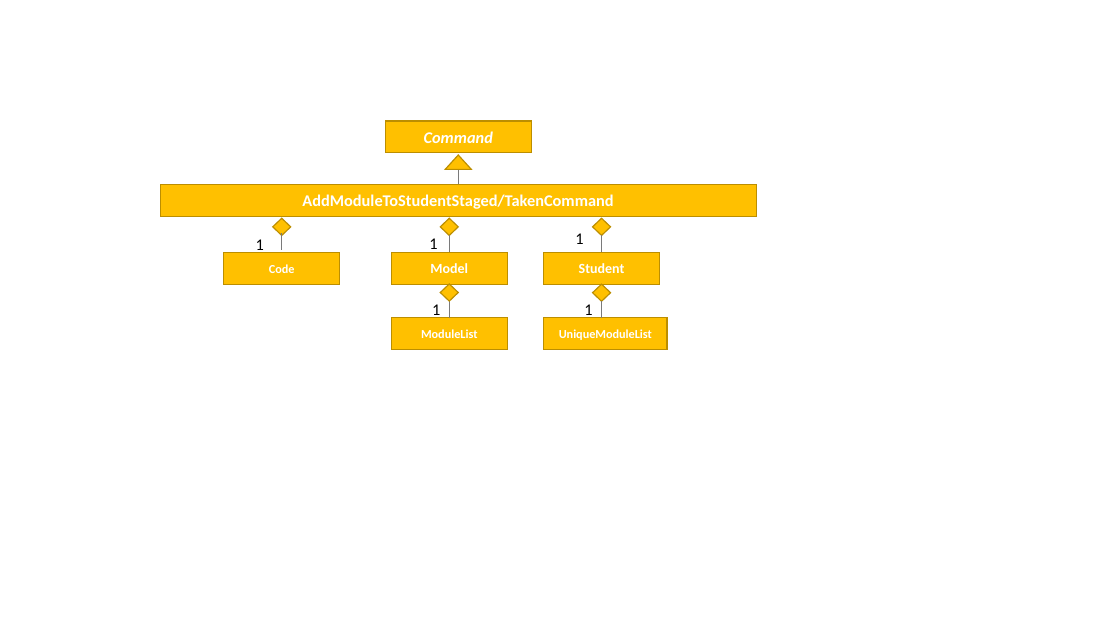
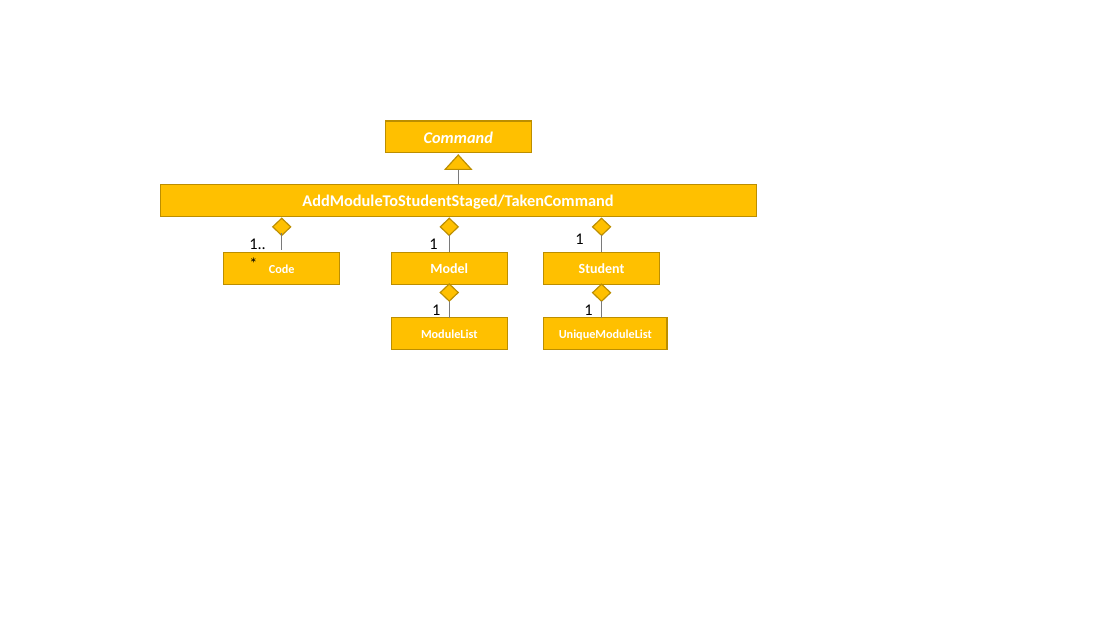
Before and after one commit to deming16/main, a slide deck: slide 1 of docs/diagrams/AddModuleToStudentStagedTakenCommandUML.pptx. Drawn at 1120x630 pixels with LibreOffice and Linux fonts; fonts in the diff are those of the drawing. Boxes give left, top, right and bottom in pixels: in the first picture for what was removed or moved away, otherwise in the second. Text is boxed around its words. In the diff, an @@ line names an element or a change of style, - is before the commit and + after.

```diff
--- a/docs/diagrams/AddModuleToStudentStagedTakenCommandUML.pptx
+++ b/docs/diagrams/AddModuleToStudentStagedTakenCommandUML.pptx
@@ text at (249, 238, 266, 254): text changed @@
-1
+1..*
```
Also in this commit, not shown: 5 other files.
